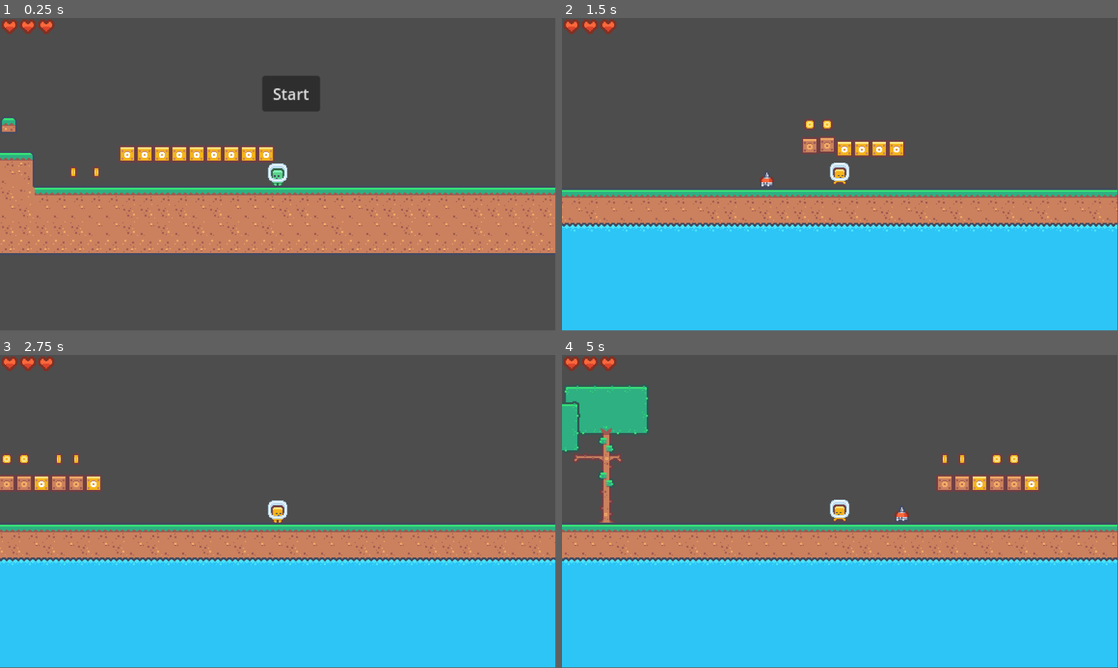
Above: before the commit, frames 1-4 (two rows, left to right).
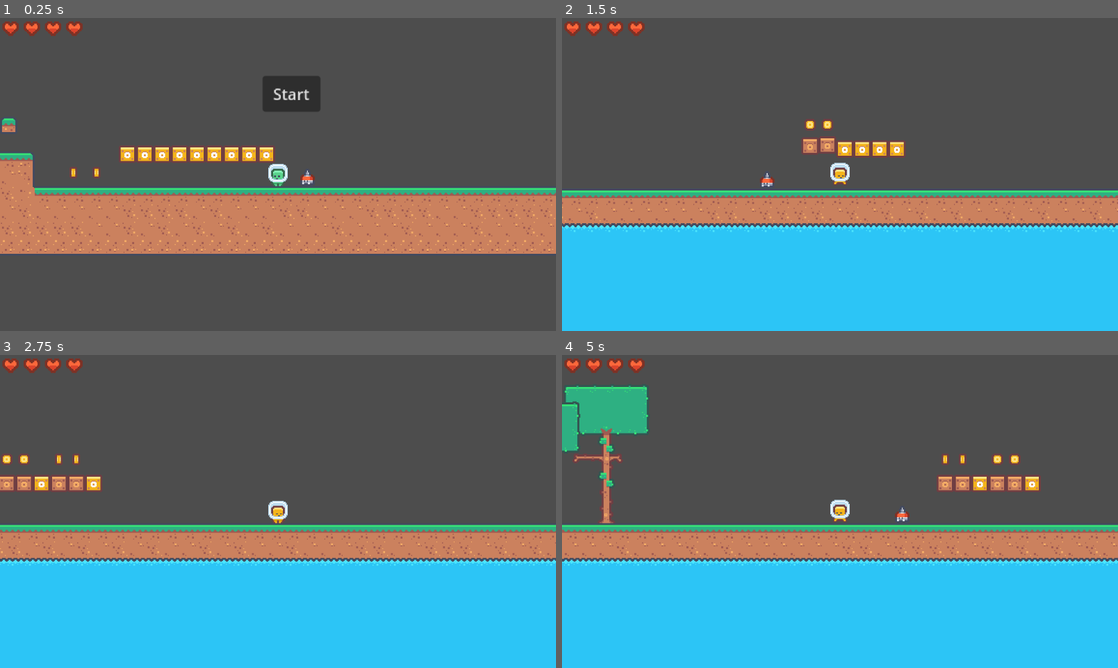
Above: after the commit, the same moments.

Repository: philipheindel/GodotPlatformer
Game: Godot game, scene res://main.tscn
The game is run twice, just before and just after one commit, with the same random seed, the same clock (stepped at 60 frames per second) and the same inputs.
Inputs:
- Up to frame 1 (0.25 s): no input
- Up to frame 2 (1.5 s): click "Start" at 0.5 s; tap Enter (ui_accept) at 1.25 s; hold Right (ui_right) from 1.28 s (still down)
- Up to frame 3 (2.75 s): keep holding Right (ui_right); tap Enter (ui_accept) at 1.52, 2.27 s
- Up to frame 4 (5 s): release Right (ui_right) at 2.78 s; hold Left (ui_left) from 2.78 s (still down); tap Enter (ui_accept) at 3.77, 4.52 s
The window is 799x449 before the commit and 800x450 after it. Grey fills any space a smaller window leaves; there, only what the larger window draws over its background counts as a difference.

The runs differ from the first frame. In frame 1, 2.9% of the frame differs, in the area x 0-100%, y 0-76%; in frame 2, 2.5%; in frame 3, 2.3%; in frame 4, 2.8%.
Error after the commit: Invalid call. Nonexistent function 'hit' in base 'Node2D (health.gd)'. (res://entities/player/player.gd:79)

Commit message:
More work attempting to implement dynamic health hearts

Diff:
--- /dev/null
+++ b/entities/player/components/health_heart.gd
@@ -0,0 +1,13 @@
+extends AnimatedSprite2D
+
+
+@export var level: int = 2
+
+
+func _ready():
+	$".".animation = str(level)
+
+
+func hit():
+	level -= 1
+	$".".animation = str(level)
--- /dev/null
+++ b/entities/player/components/health_heart.tscn
@@ -0,0 +1,48 @@
+[gd_scene load_steps=7 format=3 uid="uid://cb5bh8dbfpq3b"]
+
+[ext_resource type="Texture2D" uid="uid://vq1npgur3g83" path="res://assets/sprites/level/tilemap_packed_alt.png" id="1_0st5e"]
+[ext_resource type="Script" path="res://entities/player/components/health_heart.gd" id="2_6kwye"]
+
+[sub_resource type="AtlasTexture" id="AtlasTexture_2xkeb"]
+atlas = ExtResource("1_0st5e")
+region = Rect2(108, 36, 18, 18)
+
+[sub_resource type="AtlasTexture" id="AtlasTexture_2r72x"]
+atlas = ExtResource("1_0st5e")
+region = Rect2(90, 36, 18, 18)
+
+[sub_resource type="AtlasTexture" id="AtlasTexture_p67is"]
+atlas = ExtResource("1_0st5e")
+region = Rect2(72, 36, 18, 18)
+
+[sub_resource type="SpriteFrames" id="SpriteFrames_1b45d"]
+animations = [{
+"frames": [{
+"duration": 1.0,
+"texture": SubResource("AtlasTexture_2xkeb")
+}],
+"loop": true,
+"name": &"0",
+"speed": 5.0
+}, {
+"frames": [{
+"duration": 1.0,
+"texture": SubResource("AtlasTexture_2r72x")
+}],
+"loop": true,
+"name": &"1",
+"speed": 5.0
+}, {
+"frames": [{
+"duration": 1.0,
+"texture": SubResource("AtlasTexture_p67is")
+}],
+"loop": true,
+"name": &"2",
+"speed": 5.0
+}]
+
+[node name="Health_Heart" type="AnimatedSprite2D"]
+sprite_frames = SubResource("SpriteFrames_1b45d")
+animation = &"0"
+script = ExtResource("2_6kwye")
--- /dev/null
+++ b/entities/player/health.gd
@@ -0,0 +1,12 @@
+extends Node2D
+
+
+var hearts: Array[AnimatedSprite2D] = [$Heart_1, $Heart_2, $Heart_3, $Heart_4]
+
+
+func update(health: int):
+	for h in health:
+
+		pass
+	if health < 1:
+		$Heart_1.animation = 0
--- a/entities/player/health_heart.gd
+++ /dev/null
@@ -1,30 +0,0 @@
-extends Node2D
-
-
-const POSITION_OFFSET: int = 19
-
-
-@export var health: int = 6
-
-
-var hearts: Array[AnimatedSprite2D] = []
-
-
-func _ready():
-	hearts.append($Heart_1)
-	var index: int = 1
-	for h in range(2, health, 2):
-		var new_heart: AnimatedSprite2D = $Heart_1.duplicate()
-		new_heart.position.x = ($Heart_1.position.x + (POSITION_OFFSET * index))
-		$".".add_child(new_heart)
-		hearts.append($Heart_1.duplicate())
-
-		index += 1
-
-
-func hit():
-	health -= 1
-	var heart_index: int = 1
-	for h in range(0, health):
-
-		heart_index += 1
--- a/entities/player/health_heart.tscn
+++ /dev/null
@@ -1,52 +0,0 @@
-[gd_scene load_steps=7 format=3 uid="uid://vmjaqgsp0ov1"]
-
-[ext_resource type="Texture2D" uid="uid://vq1npgur3g83" path="res://assets/sprites/level/tilemap_packed_alt.png" id="1_nd7nn"]
-[ext_resource type="Script" path="res://entities/player/health_heart.gd" id="2_nixxr"]
-
-[sub_resource type="AtlasTexture" id="AtlasTexture_64isx"]
-atlas = ExtResource("1_nd7nn")
-region = Rect2(108, 36, 18, 18)
-
-[sub_resource type="AtlasTexture" id="AtlasTexture_ub8ej"]
-atlas = ExtResource("1_nd7nn")
-region = Rect2(72, 36, 18, 18)
-
-[sub_resource type="AtlasTexture" id="AtlasTexture_tnyrp"]
-atlas = ExtResource("1_nd7nn")
-region = Rect2(90, 36, 18, 18)
-
-[sub_resource type="SpriteFrames" id="SpriteFrames_ji4ss"]
-animations = [{
-"frames": [{
-"duration": 1.0,
-"texture": SubResource("AtlasTexture_64isx")
-}],
-"loop": true,
-"name": &"empty",
-"speed": 5.0
-}, {
-"frames": [{
-"duration": 1.0,
-"texture": SubResource("AtlasTexture_ub8ej")
-}],
-"loop": true,
-"name": &"full",
-"speed": 5.0
-}, {
-"frames": [{
-"duration": 1.0,
-"texture": SubResource("AtlasTexture_tnyrp")
-}],
-"loop": true,
-"name": &"half",
-"speed": 5.0
-}]
-
-[node name="Health_Heart" type="Node2D"]
-script = ExtResource("2_nixxr")
-
-[node name="Heart_1" type="AnimatedSprite2D" parent="."]
-position = Vector2(3.57628e-07, -7.15256e-07)
-scale = Vector2(1.22222, 1.22222)
-sprite_frames = SubResource("SpriteFrames_ji4ss")
-animation = &"full"
--- a/entities/player/player.gd
+++ b/entities/player/player.gd
@@ -67,7 +67,8 @@
 	for i in get_slide_collision_count():
 		var collider_name: String = get_slide_collision(i).get_collider().name
 		if collider_name != "TileMap":
-			print(collider_name)
+			#print(collider_name)
+			pass
 
 
 func add_coin():
@@ -75,7 +76,7 @@
 
 
 func hurt():
-	$Health_Heart.hit()
+	$Health.hit()
 	print("Hurt player")
 
 
--- a/entities/player/player.tscn
+++ b/entities/player/player.tscn
@@ -1,8 +1,9 @@
-[gd_scene load_steps=21 format=3 uid="uid://q60upyhtmqod"]
+[gd_scene load_steps=26 format=3 uid="uid://q60upyhtmqod"]
 
 [ext_resource type="Script" path="res://entities/player/player.gd" id="1_7utnr"]
 [ext_resource type="Texture2D" uid="uid://bbhk34q8qptcg" path="res://assets/sprites/entities/tilemap-characters_packed.png" id="1_und8p"]
-[ext_resource type="PackedScene" uid="uid://vmjaqgsp0ov1" path="res://entities/player/health_heart.tscn" id="3_2mbrb"]
+[ext_resource type="Script" path="res://entities/player/health.gd" id="4_pdtfd"]
+[ext_resource type="Texture2D" uid="uid://vq1npgur3g83" path="res://assets/sprites/level/tilemap_packed_alt.png" id="5_dp5x0"]
 
 [sub_resource type="AtlasTexture" id="AtlasTexture_qqe34"]
 atlas = ExtResource("1_und8p")
@@ -166,6 +167,45 @@
 radius = 9.0
 height = 23.0
 
+[sub_resource type="AtlasTexture" id="AtlasTexture_0y75l"]
+atlas = ExtResource("5_dp5x0")
+region = Rect2(108, 36, 18, 18)
+
+[sub_resource type="AtlasTexture" id="AtlasTexture_tprnt"]
+atlas = ExtResource("5_dp5x0")
+region = Rect2(90, 36, 18, 18)
+
+[sub_resource type="AtlasTexture" id="AtlasTexture_5xwh2"]
+atlas = ExtResource("5_dp5x0")
+region = Rect2(72, 36, 18, 18)
+
+[sub_resource type="SpriteFrames" id="SpriteFrames_06n6w"]
+animations = [{
+"frames": [{
+"duration": 1.0,
+"texture": SubResource("AtlasTexture_0y75l")
+}],
+"loop": true,
+"name": &"0",
+"speed": 5.0
+}, {
+"frames": [{
+"duration": 1.0,
+"texture": SubResource("AtlasTexture_tprnt")
+}],
+"loop": true,
+"name": &"1",
+"speed": 5.0
+}, {
+"frames": [{
+"duration": 1.0,
+"texture": SubResource("AtlasTexture_5xwh2")
+}],
+"loop": true,
+"name": &"2",
+"speed": 5.0
+}]
+
 [node name="Player" type="CharacterBody2D"]
 script = ExtResource("1_7utnr")
 
@@ -181,5 +221,29 @@
 zoom = Vector2(2, 2)
 editor_draw_limits = true
 
-[node name="Health_Heart" parent="." instance=ExtResource("3_2mbrb")]
-position = Vector2(-278, -153)
+[node name="Health" type="Node2D" parent="."]
+script = ExtResource("4_pdtfd")
+
+[node name="Heart_1" type="AnimatedSprite2D" parent="Health"]
+position = Vector2(-277, -151)
+scale = Vector2(1.22222, 1.22222)
+sprite_frames = SubResource("SpriteFrames_06n6w")
+animation = &"2"
+
+[node name="Heart_2" type="AnimatedSprite2D" parent="Health"]
+position = Vector2(-255, -151)
+scale = Vector2(1.22222, 1.22222)
+sprite_frames = SubResource("SpriteFrames_06n6w")
+animation = &"2"
+
+[node name="Heart_3" type="AnimatedSprite2D" parent="Health"]
+position = Vector2(-233, -151)
+scale = Vector2(1.22222, 1.22222)
+sprite_frames = SubResource("SpriteFrames_06n6w")
+animation = &"2"
+
+[node name="Heart_4" type="AnimatedSprite2D" parent="Health"]
+position = Vector2(-211, -151)
+scale = Vector2(1.22222, 1.22222)
+sprite_frames = SubResource("SpriteFrames_06n6w")
+animation = &"2"
--- a/main.tscn
+++ b/main.tscn
@@ -1,10 +1,11 @@
-[gd_scene load_steps=6 format=3 uid="uid://com6enwuw43xy"]
+[gd_scene load_steps=7 format=3 uid="uid://com6enwuw43xy"]
 
 [ext_resource type="PackedScene" uid="uid://d0wf6oq4pnobl" path="res://levels/tile_map.tscn" id="1_pml2k"]
 [ext_resource type="Script" path="res://main.gd" id="1_sirwo"]
 [ext_resource type="PackedScene" uid="uid://q60upyhtmqod" path="res://entities/player/player.tscn" id="2_tpj0s"]
 [ext_resource type="PackedScene" uid="uid://qvq28rkkouix" path="res://entities/coin_block/coin_block.tscn" id="3_xiees"]
 [ext_resource type="PackedScene" uid="uid://uqyuj5qrdujq" path="res://items/coin/coin.tscn" id="4_bg0oh"]
+[ext_resource type="PackedScene" uid="uid://b0yf2ne02xmlj" path="res://entities/drill_head/drill_head.tscn" id="6_so0t6"]
 
 [node name="Main" type="Node2D"]
 script = ExtResource("1_sirwo")
@@ -55,4 +56,7 @@
 offset_bottom = 499.0
 text = "Start"
 
+[node name="Drill_Head" parent="." instance=ExtResource("6_so0t6")]
+position = Vector2(625, 564)
+
 [connection signal="button_up" from="Button" to="." method="_on_button_button_up"]
--- a/project.godot
+++ b/project.godot
@@ -14,6 +14,10 @@
 run/main_scene="res://main.tscn"
 config/features=PackedStringArray("4.2", "Forward Plus")
 config/icon="res://icon.svg"
+
+[display]
+
+window/stretch/mode="viewport"
 
 [input]
 
